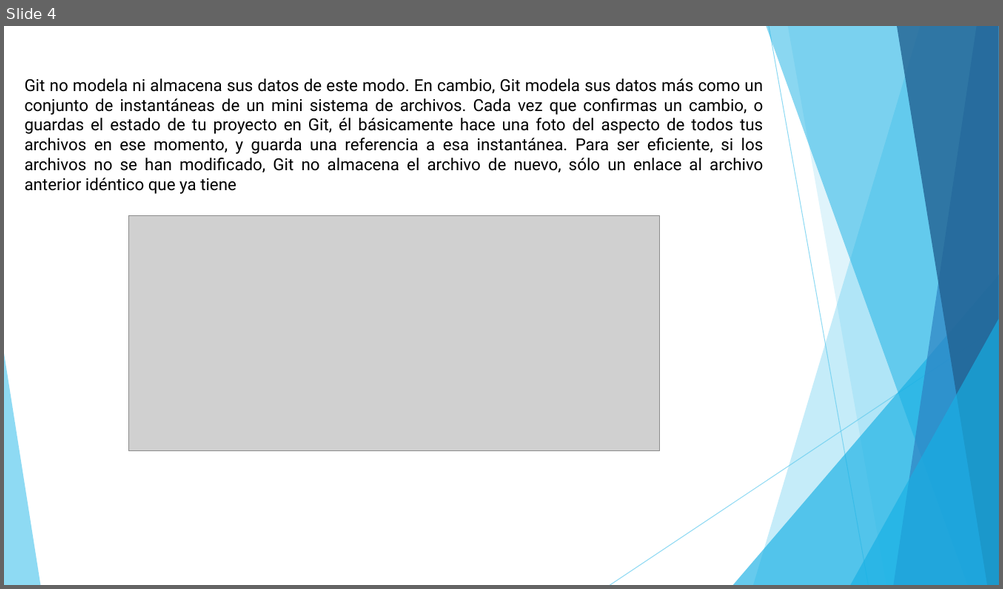
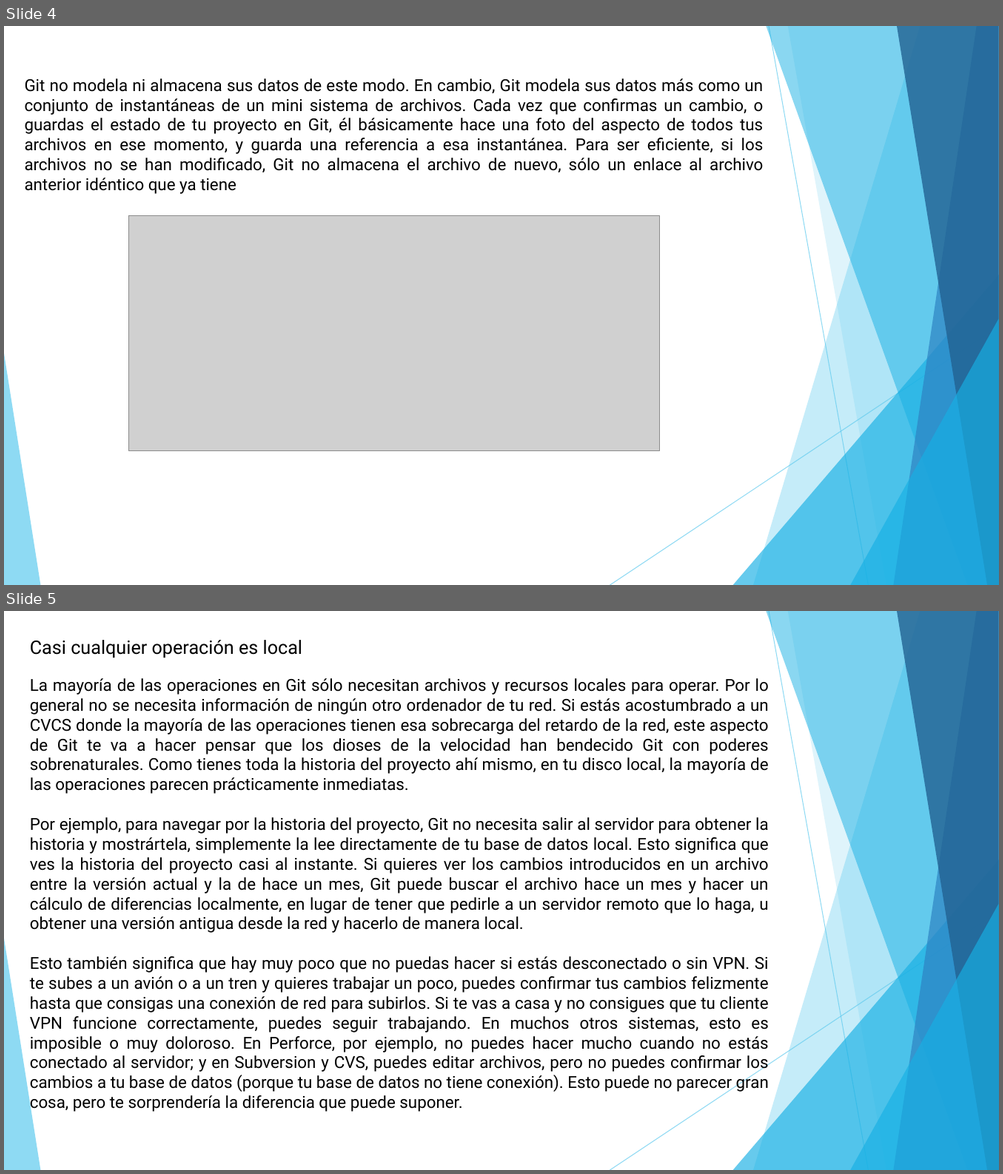
Before and after one commit to JosephDeveloper/Proyecto, a slide deck: Informes Y Presentaciones/Presentacion git.pptx. Shown one above the other, each under a label of ours: slide 4 before the commit, slides 4 and 5 after it. The pictures are 1003x589 and 1003x1174 pixels, drawn with LibreOffice and Linux fonts; fonts in the diff are those of the drawing; grey boxes stand for pictures. Boxes give left, top, right and bottom in pixels: in the first picture for what was removed or moved away, otherwise in the second. Text is boxed around its words. In the diff, an @@ line names an element or a change of style, - is before the commit and + after.

Commit message:
Falta Graficos de participación
Faltan agregar las contribuciones

```diff
--- a/Informes Y Presentaciones/Presentacion git.pptx
+++ b/Informes Y Presentaciones/Presentacion git.pptx
@@ slide 5 added at box(4, 611, 999, 1170), background #FFFFFF; not listed: 10 template elements that a slide beside it also shows @@
@@ text added at box(30, 640, 302, 658), 18 pt, text #000000 @@
+Casi cualquier operación es local
@@ text added at box(30, 678, 768, 1113), 16 pt, text #000000 @@
+La mayoría de las operaciones en Git sólo necesitan archivos y recursos locales para operar. Por lo general no se necesita información de ningún otro ordenador de tu red. Si estás acostumbrado a un CVCS donde la mayoría de las operaciones tienen esa sobrecarga del retardo de la red, este aspecto de Git te va a hacer pensar que los dioses de la velocidad han bendecido Git con poderes sobrenaturales. Como tienes toda la historia del proyecto ahí mismo, en tu disco local, la mayoría de las operaciones parecen prácticamente inmediatas.
+Por ejemplo, para navegar por la historia del proyecto, Git no necesita salir al servidor para obtener la historia y mostrártela, simplemente la lee directamente de tu base de datos local. Esto significa que ves la historia del proyecto casi al instante. Si quieres ver los cambios introducidos en un archivo entre la versión actual y la de hace un mes, Git puede buscar el archivo hace un mes y hacer un cálculo de diferencias localmente, en lugar de tener que pedirle a un servidor remoto que lo haga, u obtener una versión antigua desde la red y hacerlo de manera local.
+Esto también significa que hay muy poco que no puedas hacer si estás desconectado o sin VPN. Si te subes a un avión o a un tren y quieres trabajar un poco, puedes confirmar tus cambios felizmente hasta que consigas una conexión de red para subirlos. Si te vas a casa y no consigues que tu cliente VPN funcione correctamente, puedes seguir trabajando. En muchos otros sistemas, esto es imposible o muy doloroso. En Perforce, por ejemplo, no puedes hacer mucho cuando no estás conectado al servidor; y en Subversion y CVS, puedes editar archivos, pero no puedes confirmar los cambios a tu base de datos (porque tu base de datos no tiene conexión). Esto puede no parecer gran cosa, pero te sorprendería la diferencia que puede suponer.
```
